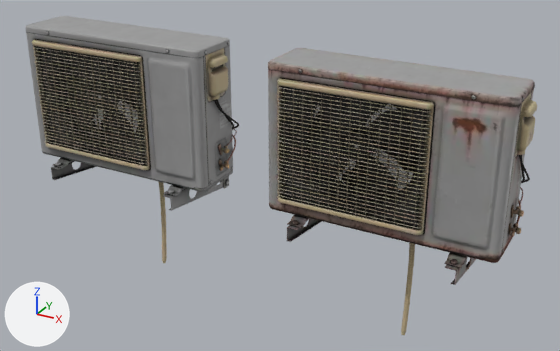
Renders of the glTF model public/models/city/exterior_aircon_unit.glb from each side of a commit.
The view is the same before and after, from a 50 mm camera at (1.26, -2.084, 1.233) aimed at (0.074, 0.071, 0.155). The axes (+X, +Y, +Z) are drawn at lower left. The lights are the same throughout. The older version comes first. Where no turn or scale is listed for an object, it has been applied to the vertices. Vertices at exactly the same position are counted once.

In view in the first picture: 'exterior_aircon_unit', 'exterior_aircon_unit_rusted'.
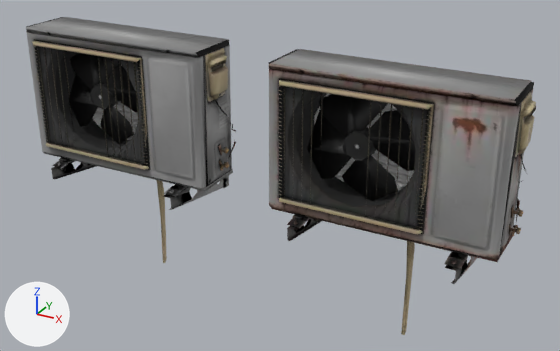
Where the newer file only moved an object's origin or applied its transform, the numbers keep the older frame.

Where the change shows, as pixel boxes (x1, y1, x2, y2) in the pictures (560 x 351 px):
'exterior_aircon_unit_rusted', reshaped
    before: (268, 48, 537, 335)
    after: (269, 49, 536, 335)
'exterior_aircon_unit', reshaped
    before: (26, 16, 239, 263)
    after: (26, 17, 236, 263)
part 1 of me_exterior_aircon_unit, deleted
    before: (46, 31, 233, 184)
part 2 of me_exterior_aircon_unit, cut back
    before: (26, 16, 239, 262)
part 3 of me_exterior_aircon_unit_rusted, deleted
    before: (299, 69, 535, 253)
part 4 of me_exterior_aircon_unit_rusted, cut back
    before: (268, 48, 537, 335)

Diff of the bpy script that builds the scene:
```diff
--- a/public/models/city/exterior_aircon_unit.glb.py
+++ b/public/models/city/exterior_aircon_unit.glb.py
@@ me_exterior_aircon_unit @@
 # used by ob_exterior_aircon_unit; location = (-0.493, 0.029, 0.144)
-me_exterior_aircon_unit.from_pydata(...)  # 5363 vertices, 9493 faces; spans x -0.4..0.4, y -0.187..0.187, z -0.464..0.464
+me_exterior_aircon_unit.from_pydata(...)  # 1070 vertices, 1410 faces; spans x -0.398..0.398, y -0.187..0.187, z -0.463..0.459
+# me_exterior_aircon_unit part 1: 19 loose pieces with 407 vertices, spanning x -0.387..0.373, y -0.148..0.071, z -0.019..0.458, are deleted
+# me_exterior_aircon_unit part 2: 1 vertex moved within x 0.0, y 0.018, z -0.059; 3886 vertices removed from x -0.4..0.4, y -0.187..0.187, z -0.464..0.464
 me_exterior_aircon_unit.materials.append(mat_exterior_aircon_unit_01)
@@ me_exterior_aircon_unit_rusted @@
 # used by ob_exterior_aircon_unit_rusted; location = (0.507, 0.029, 0.144)
-me_exterior_aircon_unit_rusted.from_pydata(...)  # 5363 vertices, 9493 faces; spans x -0.4..0.4, y -0.187..0.187, z -0.464..0.464
+me_exterior_aircon_unit_rusted.from_pydata(...)  # 1070 vertices, 1410 faces; spans x -0.398..0.398, y -0.187..0.187, z -0.463..0.459
+# me_exterior_aircon_unit_rusted part 3: 19 loose pieces with 407 vertices, spanning x -0.387..0.373, y -0.148..0.071, z -0.019..0.458, are deleted
+# me_exterior_aircon_unit_rusted part 4: 1 vertex moved within x 0.0, y 0.018, z -0.059; 3886 vertices removed from x -0.4..0.4, y -0.187..0.187, z -0.464..0.464
 me_exterior_aircon_unit_rusted.materials.append(mat_exterior_aircon_unit_rusted_01)
```
